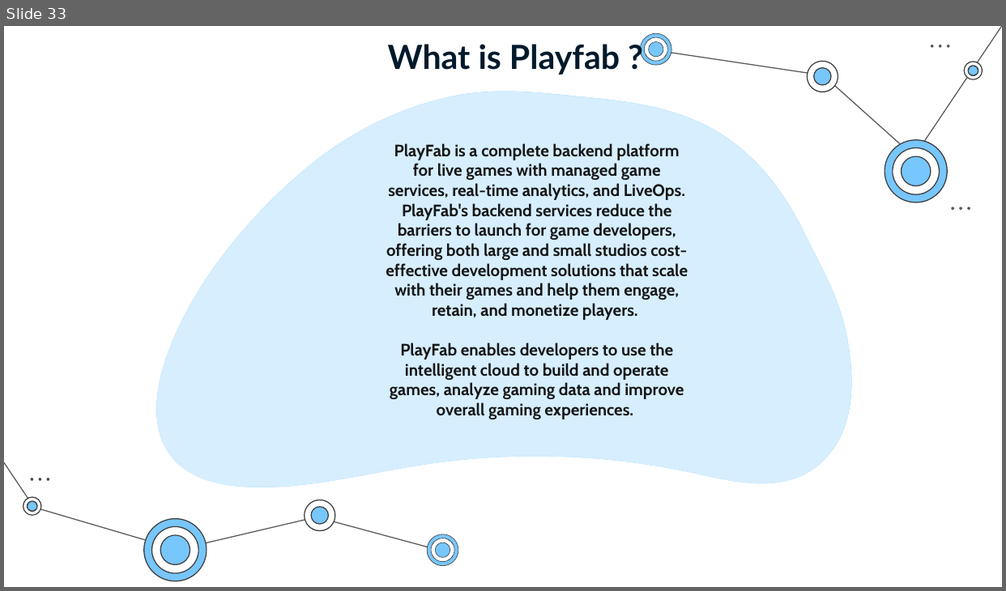
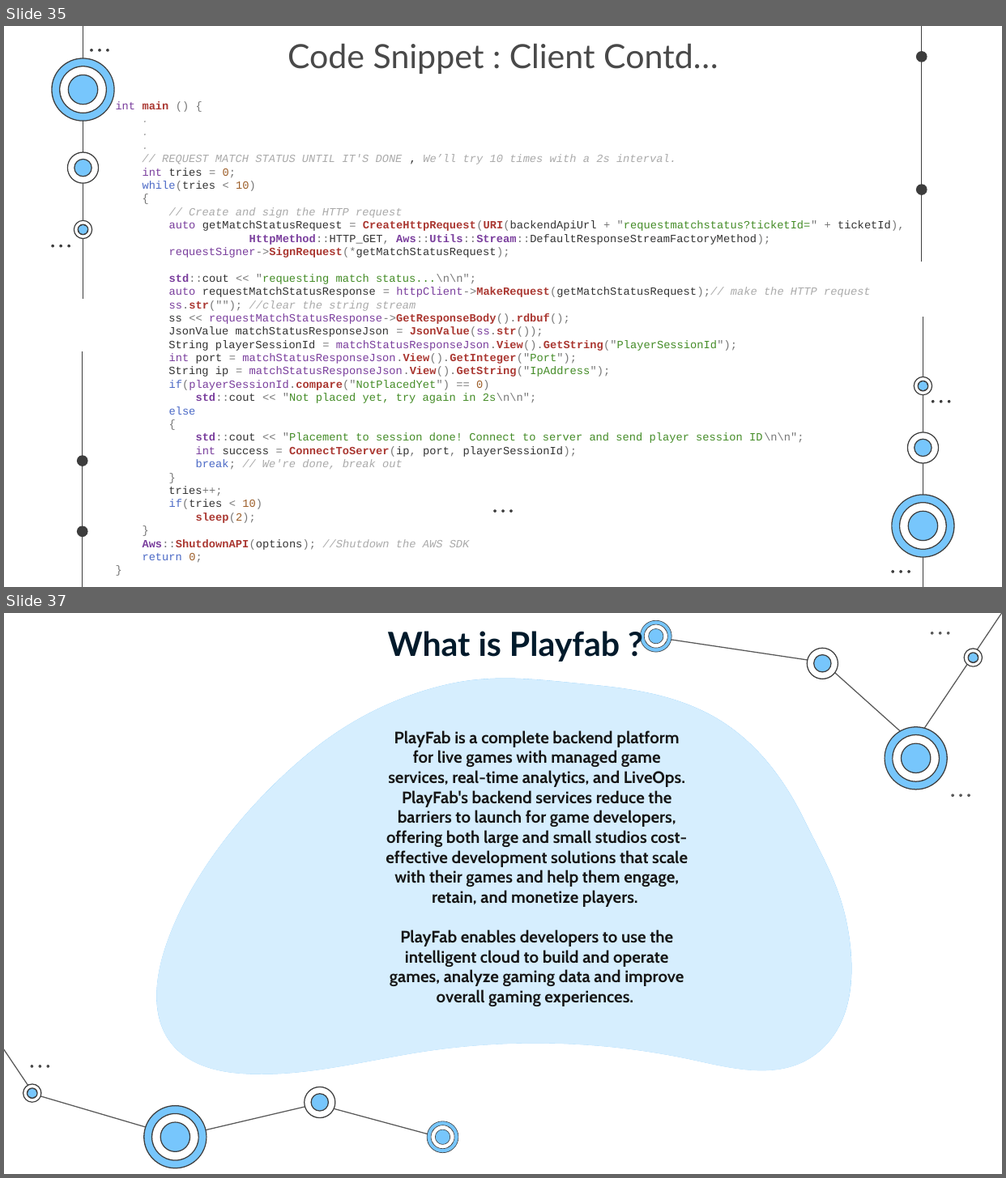
Before and after one commit to SaurabhYadav388/misc_works, a slide deck: Cloud_PPT/Shosau.pptx. Shown one above the other, each under a label of ours: slide 33 before the commit, slides 35 and 37 after it; the slides between them are not shown. The pictures are 1006x591 and 1006x1178 pixels, drawn with LibreOffice and Linux fonts; fonts in the diff are those of the drawing. Boxes give left, top, right and bottom in pixels: in the first picture for what was removed or moved away, otherwise in the second. Text is boxed around its words. In the diff, an @@ line names an element or a change of style, - is before the commit and + after.

```diff
--- a/Cloud_PPT/Shosau.pptx
+++ b/Cloud_PPT/Shosau.pptx
@@ slide 35 added at box(4, 26, 1002, 587), background #FFFFFF @@
@@ title added at box(288, 43, 718, 74), 24 pt, text #494949 @@
+Code Snippet : Client Contd…
@@ group added at box(51, 26, 955, 587): 28 freeform shapes, 16 ellipses, 4 lines @@
@@ subtitle added at box(116, 101, 905, 563), 8 pt, text #333333 @@
+int main () {
+.
+.
+.
+// REQUEST MATCH STATUS UNTIL IT'S DONE , We’ll try 10 times with a 2s interval.
+int tries = 0;
+while(tries < 10)
+{
+// Create and sign the HTTP request
+auto getMatchStatusRequest = CreateHttpRequest(URI(backendApiUrl + "requestmatchstatus?ticketId=" + ticketId),
+HttpMethod::HTTP_GET, Aws::Utils::Stream::DefaultResponseStreamFactoryMethod);
+requestSigner->SignRequest(*getMatchStatusRequest);
+std::cout << "requesting match status...\n\n";
+auto requestMatchStatusResponse = httpClient->MakeRequest(getMatchStatusRequest);// make the HTTP request
+ss.str(""); //clear the string stream
+ss << requestMatchStatusResponse->GetResponseBody().rdbuf();
+JsonValue matchStatusResponseJson = JsonValue(ss.str());
+String playerSessionId = matchStatusResponseJson.View().GetString("PlayerSessionId");
+int port = matchStatusResponseJson.View().GetInteger("Port");
+String ip = matchStatusResponseJson.View().GetString("IpAddress");
+if(playerSessionId.compare("NotPlacedYet") == 0)
+std::cout << "Not placed yet, try again in 2s\n\n";
+else
+{
+std::cout << "Placement to session done! Connect to server and send player session ID\n\n";
+int success = ConnectToServer(ip, port, playerSessionId);
+break; // We're done, break out
+}
+tries++;
+if(tries < 10)
+sleep(2);
+}
+Aws::ShutdownAPI(options); //Shutdown the AWS SDK
+return 0;
+}
@@ ellipse added at box(493, 510, 496, 513), fill #3D3D3D @@
@@ ellipse added at box(502, 510, 505, 513), fill #3D3D3D @@
@@ ellipse added at box(510, 510, 513, 513), fill #3D3D3D @@
@@ what was slide 33 is now slide 37 @@
```
Also in this commit, not shown: 2 slides changed, 4 other slides added, 1 slide removed.
